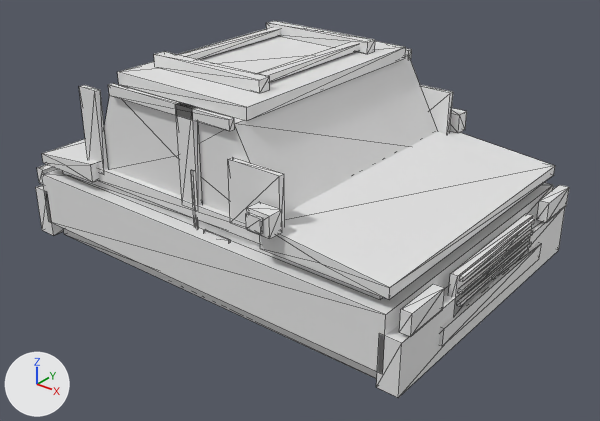
What one commit did to the glTF model assets/models/veh_car.gltf.
Camera for both pictures: a camera (50 mm lens) standing at (2.9, -3.56, 2.11) and looking at (0.12, -0.09, -0.05). Every picture has the same lights, and +X, +Y and +Z are marked at lower left. The older version comes first. Mesh edges are drawn as thin lines. Vertices at exactly the same position are counted once.

In view in the first picture: 'veh_car'.
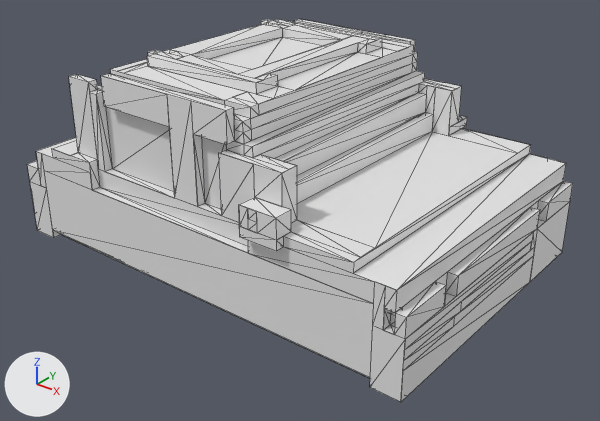
Boxes (x1, y1, x2, y2) around the edits, measured in the pictures (600 x 421 px):
'veh_car', reshaped: before (36, 21, 569, 398); after (27, 19, 573, 402)
part 1 of me_veh_car, rebuilt: before (42, 169, 553, 374); after (27, 19, 573, 402)
part 2 of me_veh_car, deleted: before (36, 21, 569, 398)
part 3 of me_veh_car, built on: before (42, 55, 555, 299)

Patch to the scene script:
```diff
--- a/assets/models/veh_car.gltf.py
+++ b/assets/models/veh_car.gltf.py
@@ me_veh_car @@
 # used by ob_veh_car; location = (0.0, 0.0, 0.0)
-me_veh_car.from_pydata(...)  # 366 vertices, 552 faces; spans x -1.38..1.36, y -0.96..0.96, z -0.33..0.87
+me_veh_car.from_pydata(...)  # 629 vertices, 888 faces; spans x -1.38..1.36, y -0.96..0.96, z -0.33..0.87
+# me_veh_car part 1: the loose piece of 8 vertices spanning x -1.25..1.25, y -0.9..0.9, z -0.23..0.09 is rebuilt with 589 vertices and now spans x -1.38..1.36, y -0.96..0.96, z -0.33..0.87
+# me_veh_car part 2: 40 loose pieces with 320 vertices, spanning x -1.38..1.36, y -0.96..0.96, z -0.33..0.87, are deleted
+# me_veh_car part 3
+# 38 vertices are removed from x -1.25..1.25, y -0.88..0.88, z -0.32..0.73
+# 60 faces are deleted
+# 5 vertices are added at (-1.32, 0.45, -0.04), (-1.32, 0.45, -0.27), (-1.27, 0.45, -0.27), (-1.27, 0.45, -0.22), (-1.27, 0.45, -0.04)
+# 5 new vertices lie (0.0, 0.4, 0.0) away from vertices in x -1.32..-1.27, y 0.45, z -0.27..-0.04
+# 14 new faces join them
+# other edits to the shape of me_veh_car do not show in these pictures
```
